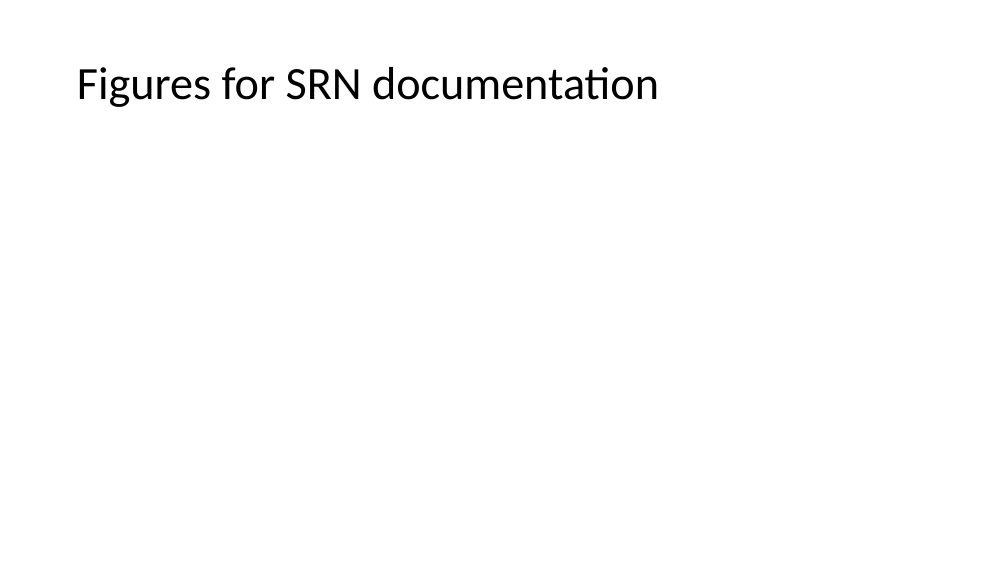
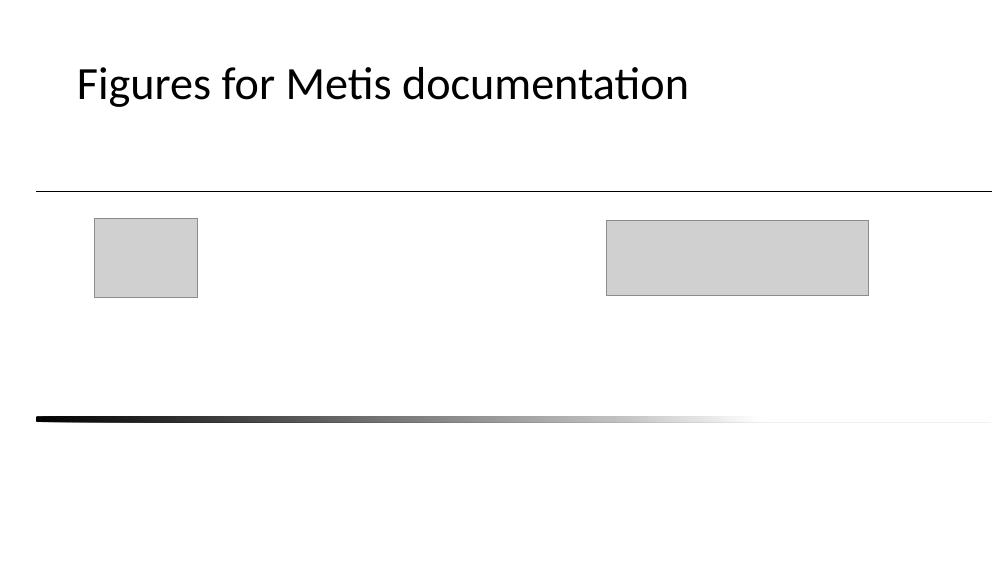
Before and after one commit to JGCRI/metis, a slide deck: slide 1 of READMEfigs/READMEfigs.pptx. Drawn at 1008x567 pixels with LibreOffice and Linux fonts; fonts in the diff are those of the drawing; grey boxes stand for pictures. Boxes give left, top, right and bottom in pixels: in the first picture for what was removed or moved away, otherwise in the second. Text is boxed around its words. In the diff, an @@ line names an element or a change of style, - is before the commit and + after.

Commit message:
Updated Metis Readme with all charting and mapping files

```diff
--- a/READMEfigs/READMEfigs.pptx
+++ b/READMEfigs/READMEfigs.pptx
@@ title at box(77, 67, 689, 107): text changed @@
-Figures for SRN documentation
+Figures for Metis documentation
@@ line added from (36, 191) to (992, 191), #000000 0.5 pt @@
@@ picture added at box(95, 218, 198, 297) @@
@@ picture added at box(606, 221, 868, 296) @@
@@ rounded rectangle added at box(36, 417, 992, 423), fill gradient #000000 to #BFBFBF to #FFFFFF @@
```
Also in this commit, not shown: 2 other slides changed, 10 slides added, 2 slides removed, 35 other files.
